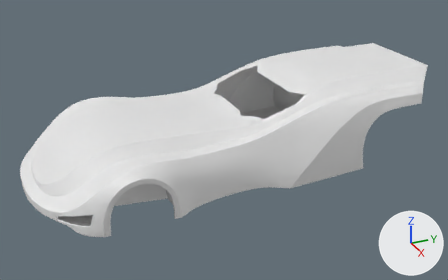
A saved change to the Blender file batman_car.blend.
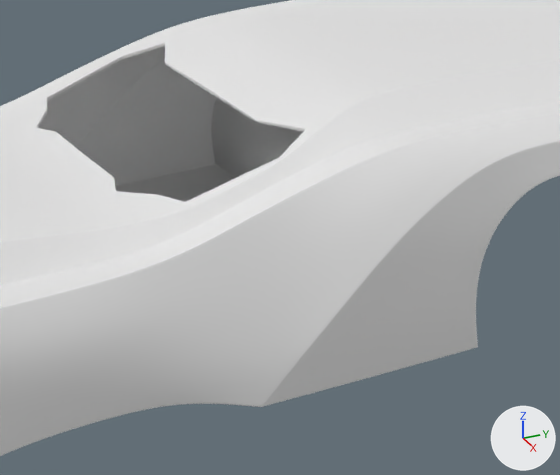
Each version is shown whole from a 50 mm camera at (6.79, -2.98, 3.76) aimed at (0.08, 0.04, 0.41), then close up on the part from 45% to 87% of the width and 18% to 76% of the height. Every picture has the same lights, and +X, +Y and +Z are marked at lower right.

Objects in the first close-up: 'Body Final'.
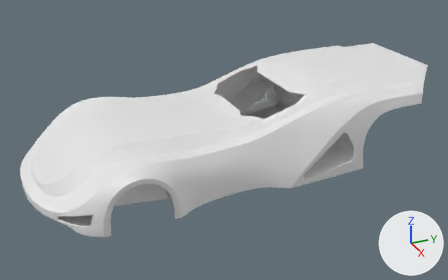
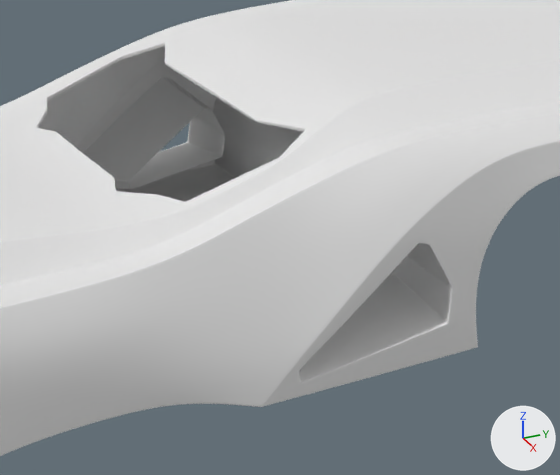
What differs and where, as boxes [x1, y1, x2, y2] in the close-ups (560 x 475 px):
part 1 of me_plane_003, built on: before [81, 68, 560, 397]; after [78, 64, 560, 397]

The change in detail:
me_plane_003 is used by ob_body_final; location (0.0, -2.498, 0.229); rotation (1.571, 0.0, 0.0), in degrees (90, 0, 0).
me_plane_003 had 1152 vertices, 1095 faces and spanned x 0.0..1.25, y -0.11..0.98, z -5.31..0.0.
me_plane_003 now has 1240 vertices, 1173 faces and spans x 0.0..1.25, y -0.11..0.98, z -5.31..0.0.
Part 1, on me_plane_003:
4 vertices are removed from x 1.16..1.18, y 0.08..0.37, z -3.73..-3.28.
17 faces are deleted.
1 vertex moves from x 1.17, y 0.27, z -3.5 to x 1.17, y 0.37, z -3.43.
92 vertices are added at x 0.76..1.18, y -0.01..0.76, z -4.8..-3.07.
95 new faces join them.
